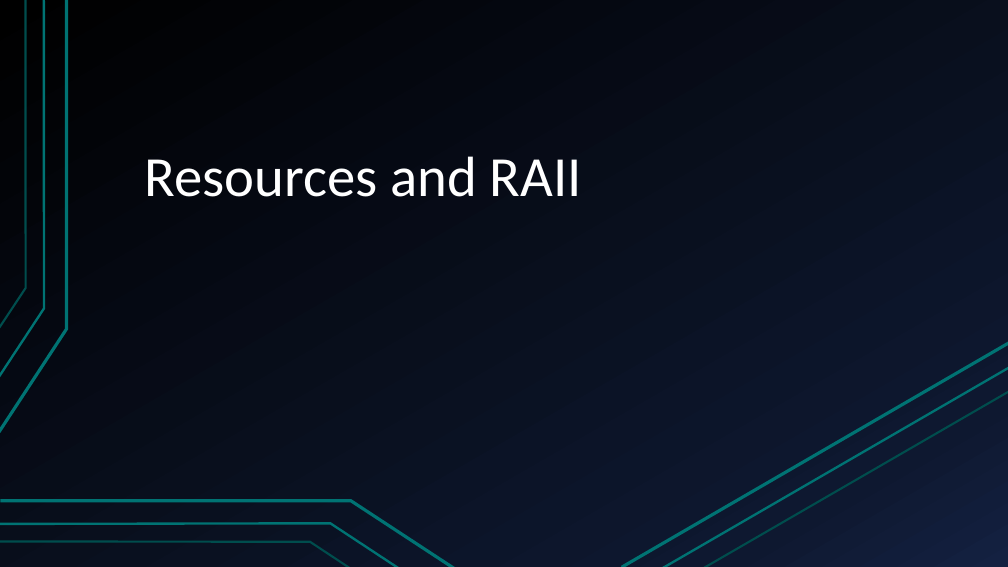
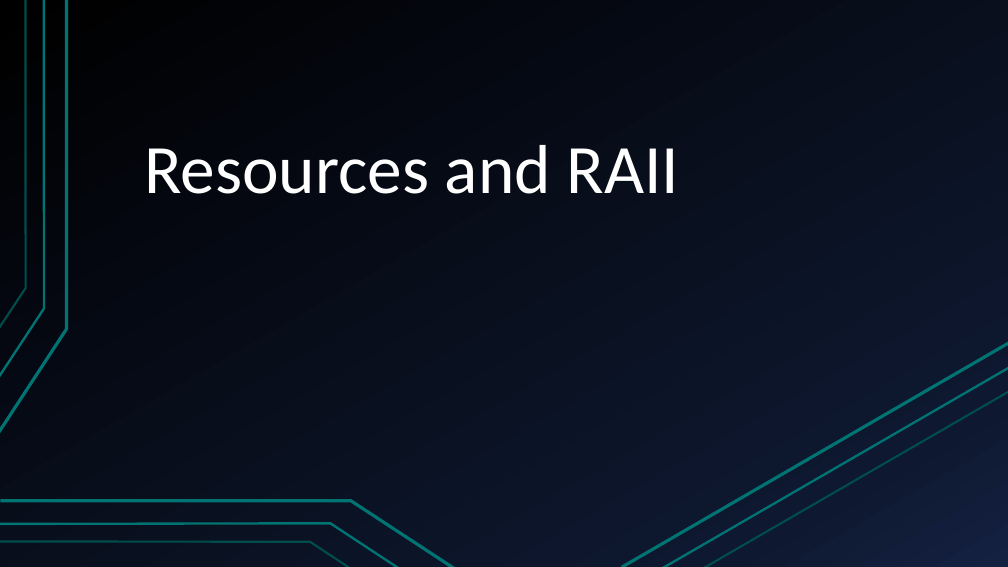
Before and after one commit to Empiire00/raii-se, a slide deck: slide 1 of Presentation/Resources_and_RAII.pptx. Drawn at 1008x567 pixels with LibreOffice and Linux fonts; fonts in the diff are those of the drawing. Boxes give left, top, right and bottom in pixels: in the first picture for what was removed or moved away, otherwise in the second. Text is boxed around its words. In the diff, an @@ line names an element or a change of style, - is before the commit and + after.

```diff
--- a/Presentation/Resources_and_RAII.pptx
+++ b/Presentation/Resources_and_RAII.pptx
@@ title "Resources and RAII" at box(144, 145, 679, 194): size 54 to 66 pt @@
```
Also in this commit, not shown: 4 other slides changed, 4 other files.
